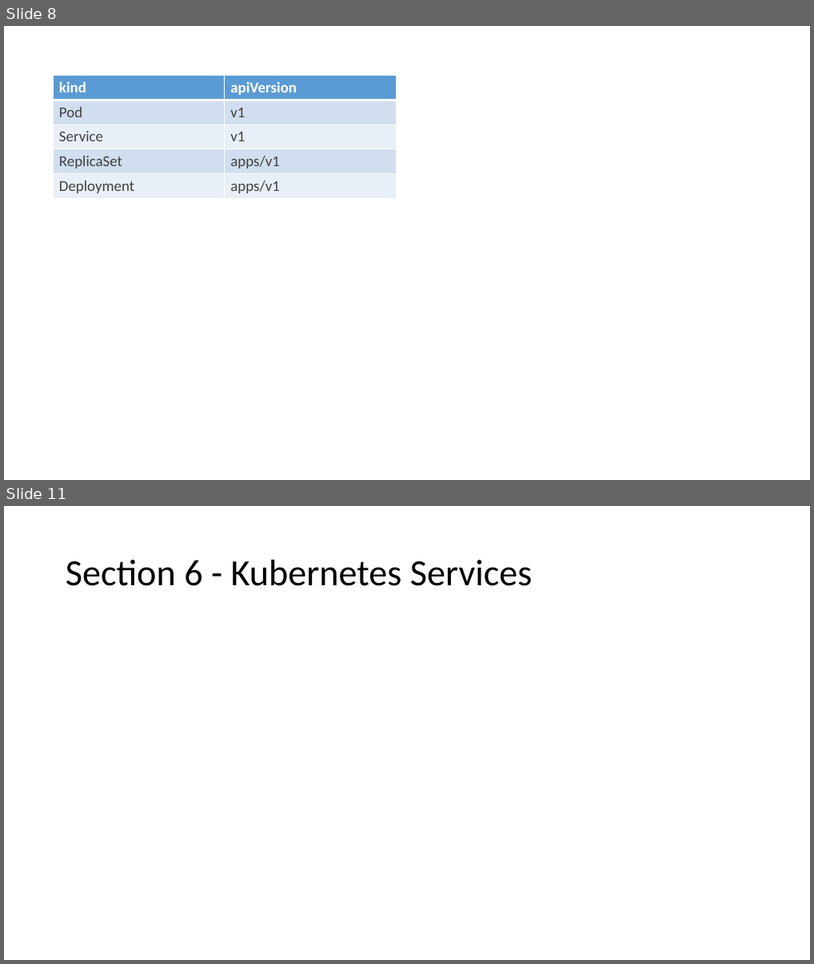
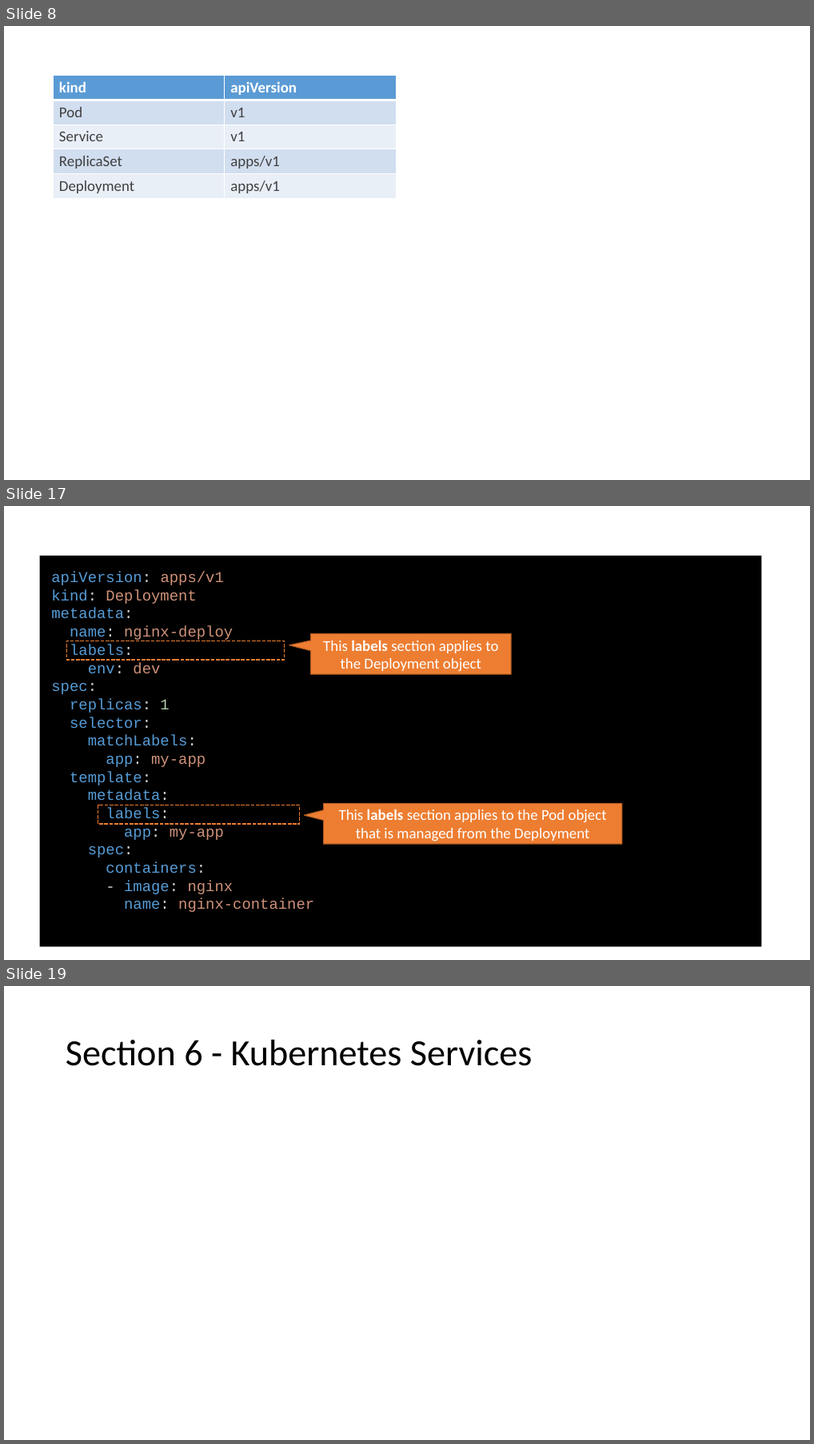
Before and after one commit to gerassimos/kgs, a slide deck: docs/images/slides_images.pptx. Shown one above the other, each under a label of ours: slides 8 and 11 before the commit, slides 8, 17 and 19 after it; the slides between them are not shown. The pictures are 814x964 and 814x1444 pixels, drawn with LibreOffice and Linux fonts; fonts in the diff are those of the drawing. Boxes give left, top, right and bottom in pixels: in the first picture for what was removed or moved away, otherwise in the second. Text is boxed around its words. In the diff, an @@ line names an element or a change of style, - is before the commit and + after.

Commit message:
update - S5 Kubernetes object definition file - yaml p3

```diff
--- a/docs/images/slides_images.pptx
+++ b/docs/images/slides_images.pptx
@@ slide 17 added at (4,506,810,960), background #FFFFFF @@
@@ rectangle added at (40,556,762,947), fill #000000, 18 pt, text #569CD6 @@
+apiVersion: apps/v1
+kind: Deployment
+metadata:
+name: nginx-deploy
+labels:
+env: dev
+spec:
+replicas: 1
+selector:
+matchLabels:
+app: my-app
+template:
+metadata:
+labels:
+app: my-app
+spec:
+containers:
+- image: nginx
+name: nginx-container
@@ rectangle added at (67,641,285,660), outline #ED7D31 1.5 pt dashed @@
@@ speech box added at (310,634,511,674), fill #ED7D31, outline #AF5C24 1 pt, 18 pt, text #FFFFFF @@
+This labels section applies to the Deployment object
@@ rectangle added at (98,805,300,824), outline #ED7D31 1.5 pt dashed @@
@@ speech box added at (324,803,623,844), fill #ED7D31, outline #AF5C24 1 pt, 18 pt, text #FFFFFF @@
+This labels section applies to the Pod object that is managed from the Deployment
@@ what was slide 11 is now slide 19 @@
```
Also in this commit, not shown: 2 slides changed, 7 other slides added, 8 other files.
